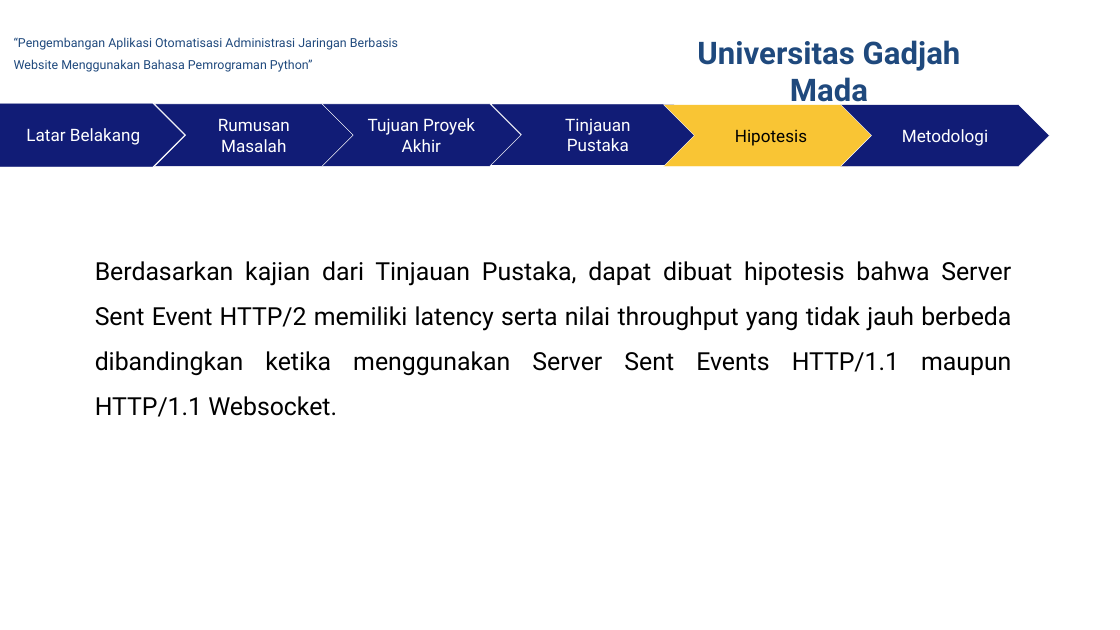
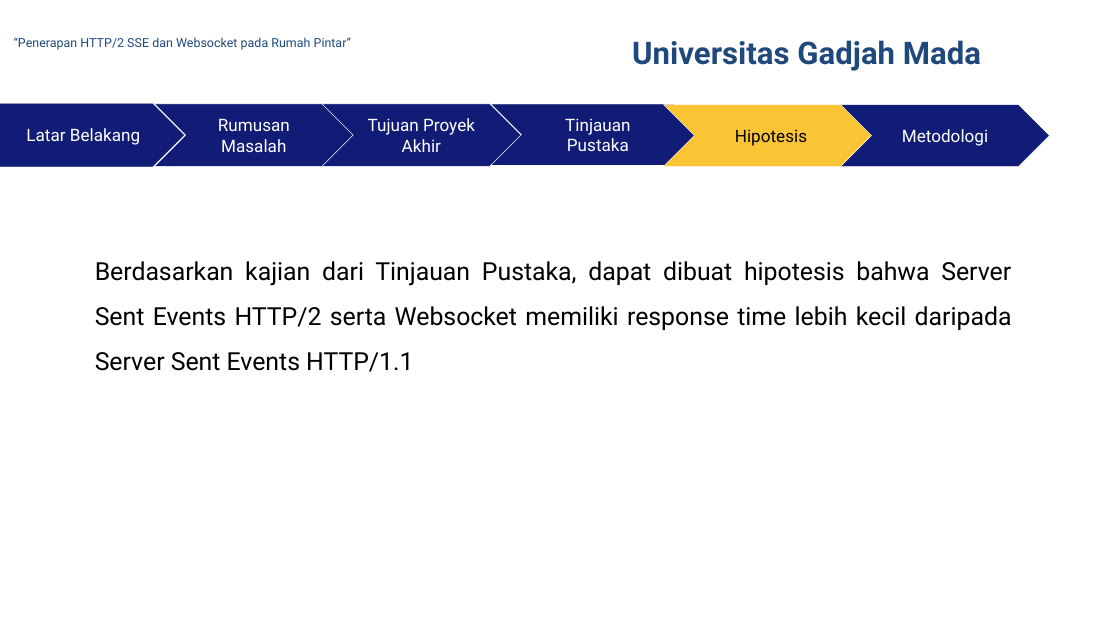
Before and after one commit to rusminto/ws_sse, a slide deck: slide 20 of berkas/ppt muham.pptx (slide 13 before the commit). Drawn at 1120x630 pixels with LibreOffice and Linux fonts; fonts in the diff are those of the drawing; background and template pictures are left out. Boxes give left, top, right and bottom in pixels: in the first picture for what was removed or moved away, otherwise in the second. Text is boxed around its words. In the diff, an @@ line names an element or a change of style, - is before the commit and + after.

```diff
--- a/berkas/ppt muham.pptx
+++ b/berkas/ppt muham.pptx
@@ text "Universitas Gadjah Mada" rewrapped from box(697, 40, 961, 109) to box(632, 40, 981, 71) @@
@@ text at box(14, 37, 351, 50): text changed @@
-“Pengembangan Aplikasi Otomatisasi Administrasi Jaringan Berbasis Website Menggunakan Bahasa Pemrograman Python”
+“Penerapan HTTP/2 SSE dan Websocket pada Rumah Pintar”
@@ text at box(95, 261, 1012, 372): text changed @@
-Berdasarkan kajian dari Tinjauan Pustaka, dapat dibuat hipotesis bahwa Server Sent Event HTTP/2 memiliki latency serta nilai throughput yang tidak jauh berbeda dibandingkan ketika menggunakan Server Sent Events HTTP/1.1 maupun HTTP/1.1 Websocket.
+Berdasarkan kajian dari Tinjauan Pustaka, dapat dibuat hipotesis bahwa Server Sent Events HTTP/2 serta Websocket memiliki response time lebih kecil daripada Server Sent Events HTTP/1.1
```
Also in this commit, not shown: 15 other slides changed, 9 slides added, 12 other files.
